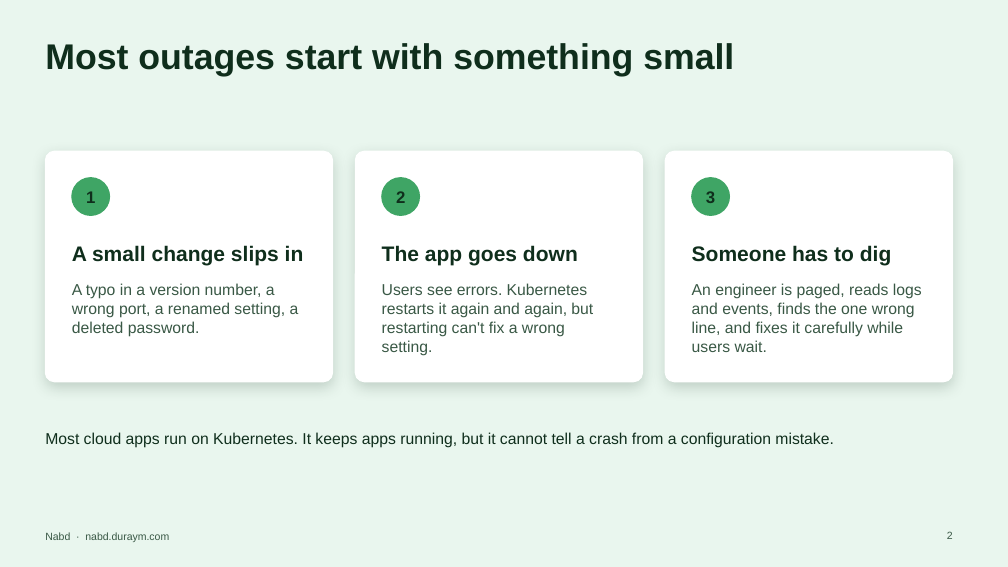
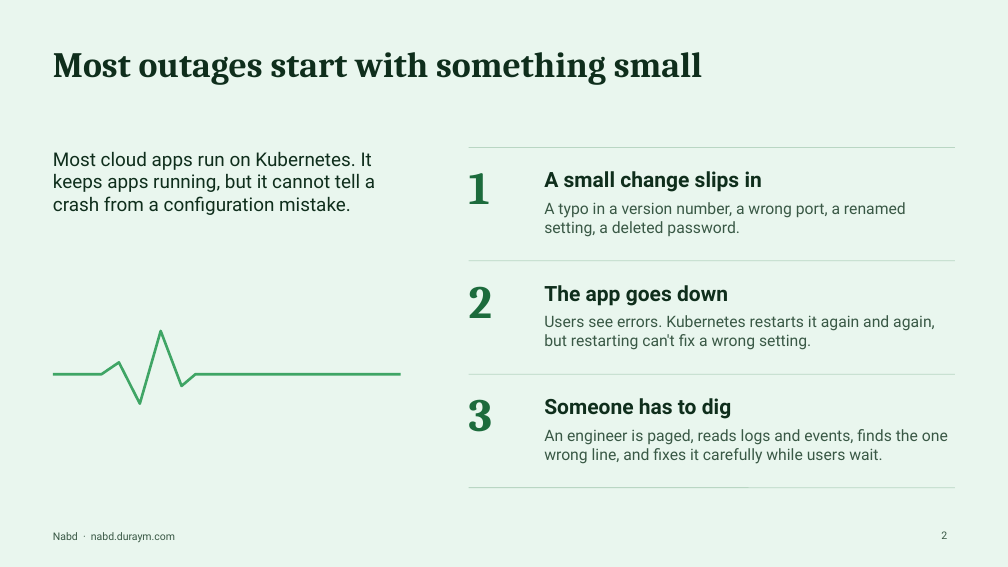
Before and after one commit to moaddreem/k8s-healing-agent, a slide deck: slide 2 of submission/Nabd-deck.pptx. Drawn at 1008x567 pixels with LibreOffice and Linux fonts; fonts in the diff are those of the drawing. Boxes give left, top, right and bottom in pixels: in the first picture for what was removed or moved away, otherwise in the second. Text is boxed around its words. In the diff, an @@ line names an element or a change of style, - is before the commit and + after.

```diff
--- a/submission/Nabd-deck.pptx
+++ b/submission/Nabd-deck.pptx
@@ title "Most outages start with something ...": place and size @@
-title "Most outages start with something ..." at [45,43,734,76]
+title "Most outages start with something ..." at [53,52,702,85]
@@ title "Most outages start with something ..." at [53,52,702,85]: font Arial to Cambria @@
@@ text "Most cloud apps run on ...": place and size @@
-text "Most cloud apps run on ..." at [45,432,834,448]
+text "Most cloud apps run on ..." at [53,152,375,215]
@@ text "Most cloud apps run on ..." at [53,152,375,215]: size 15 to 18 pt, font Arial to Roboto; vertical alignment middle to top @@
@@ line added from (469, 147) to (955, 147), #B9D6C3 0.75 pt @@
@@ rounded rectangle removed at [45,151,333,382] @@
@@ ellipse removed at [72,178,110,216] @@
@@ rounded rectangle removed at [355,151,643,382] @@
@@ ellipse removed at [382,178,420,216] @@
@@ text "1": place and size @@
-text "1" at [86,191,95,203]
+text "1" at [469,173,490,204]
@@ text "A small change slips in": place and size @@
-text "A small change slips in" at [72,245,304,266]
+text "A small change slips in" at [544,171,762,192]
@@ rounded rectangle removed at [665,151,953,382] @@
@@ ellipse removed at [692,178,730,216] @@
@@ text "A typo in a version ...": place and size @@
-text "A typo in a version ..." at [72,283,299,337]
+text "A typo in a version ..." at [544,202,906,237]
@@ line added from (469, 261) to (955, 261), #B9D6C3 0.75 pt @@
@@ text "2": place and size @@
-text "2" at [396,191,405,203]
+text "2" at [469,286,492,318]
@@ text "The app goes down": place and size @@
-text "The app goes down" at [382,245,578,266]
+text "The app goes down" at [544,285,728,306]
@@ freeform shape added at [53,325,401,423], outline #3FA565 2.5 pt @@
@@ text "Users see errors. Kubernetes restarts ...": place and size @@
-text "Users see errors. Kubernetes restarts ..." at [382,283,593,356]
+text "Users see errors. Kubernetes restarts ..." at [544,315,935,350]
@@ size 16 to 44 pt, font Arial to Cambria, text colour #0F2E1C to #1C6B3C; alignment centre to left; vertical alignment middle to top in 3 elements at [469,286,492,318], [469,173,490,204], [469,399,492,432] @@
@@ text "3": place and size @@
-text "3" at [706,191,715,203]
+text "3" at [469,399,492,432]
@@ line added from (469, 374) to (955, 374), #B9D6C3 0.75 pt @@
@@ text "Someone has to dig": place and size @@
-text "Someone has to dig" at [692,245,891,266]
+text "Someone has to dig" at [544,398,731,419]
@@ font Arial to Roboto in 8 elements at [941,531,947,539], [544,315,935,350], [544,285,728,306], [53,532,175,542], [544,171,762,192], [544,202,906,237], [544,398,731,419], [544,429,948,464] @@
@@ text "An engineer is paged, reads ...": place and size @@
-text "An engineer is paged, reads ..." at [692,283,922,352]
+text "An engineer is paged, reads ..." at [544,429,948,464]
@@ line added from (469, 488) to (955, 488), #B9D6C3 0.75 pt @@
@@ text "Nabd · nabd.duraym.com": place and size @@
-text "Nabd · nabd.duraym.com" at [45,532,169,542]
+text "Nabd · nabd.duraym.com" at [53,532,175,542]
```
Also in this commit, not shown: 8 other slides changed, 1 slide added, 1 slide removed, 2 other files.
